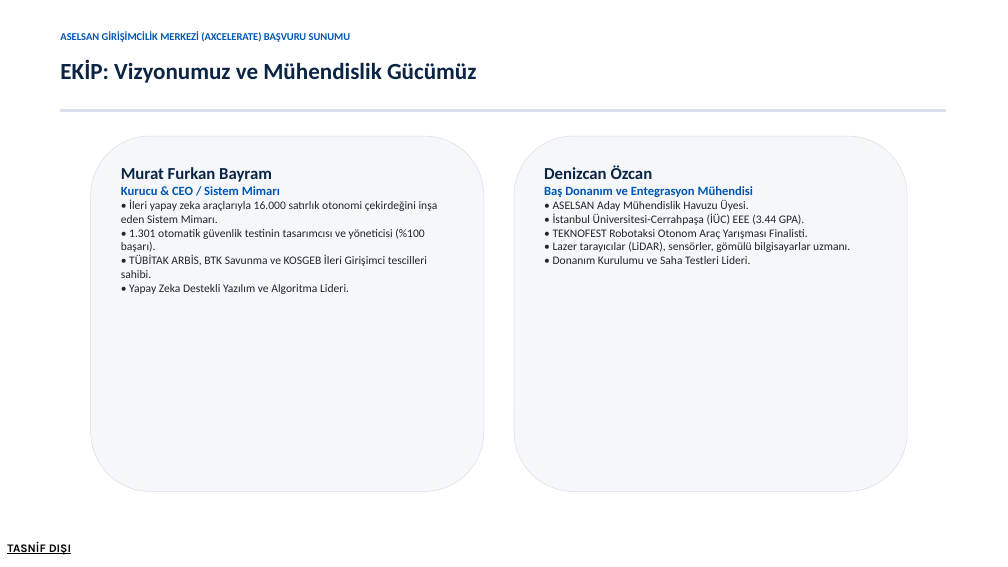
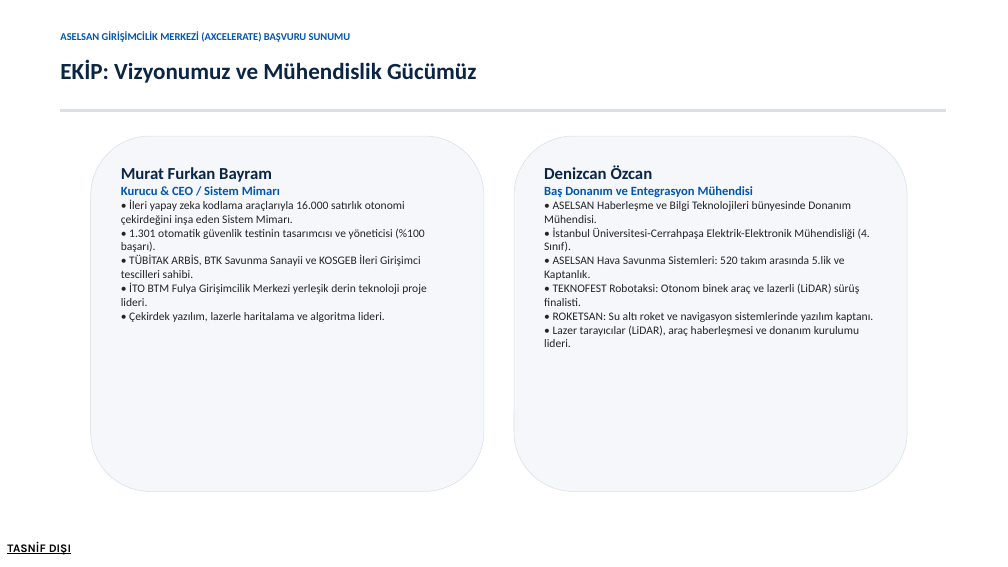
Before and after one commit to Trustia/Trustia, a slide deck: slide 11 of Kurumsal/Sunumlar/Trustia_ASELSAN_Girisim_Sunumu.pptx. Drawn at 1008x567 pixels with LibreOffice and Linux fonts; fonts in the diff are those of the drawing. Boxes give left, top, right and bottom in pixels: in the first picture for what was removed or moved away, otherwise in the second. Text is boxed around its words. In the diff, an @@ line names an element or a change of style, - is before the commit and + after.

```diff
--- a/Kurumsal/Sunumlar/Trustia_ASELSAN_Girisim_Sunumu.pptx
+++ b/Kurumsal/Sunumlar/Trustia_ASELSAN_Girisim_Sunumu.pptx
@@ text at <box>121,199,427,322</box>: text changed @@
-• İleri yapay zeka araçlarıyla 16.000 satırlık otonomi çekirdeğini inşa eden Sistem Mimarı.
-• 1.301 otomatik güvenlik testinin tasarımcısı ve yöneticisi (%100 başarı).
-• TÜBİTAK ARBİS, BTK Savunma ve KOSGEB İleri Girişimci tescilleri sahibi.
-• Yapay Zeka Destekli Yazılım ve Algoritma Lideri.
+• İleri yapay zeka kodlama araçlarıyla 16.000 satırlık otonomi çekirdeğini inşa eden Sistem Mimarı.
+• 1.301 otomatik güvenlik testinin tasarımcısı ve yöneticisi (%100 başarı).
+• TÜBİTAK ARBİS, BTK Savunma Sanayii ve KOSGEB İleri Girişimci tescilleri sahibi.
+• İTO BTM Fulya Girişimcilik Merkezi yerleşik derin teknoloji proje lideri.
+• Çekirdek yazılım, lazerle haritalama ve algoritma lideri.
@@ text at <box>544,201,874,347</box>: text changed @@
-• ASELSAN Aday Mühendislik Havuzu Üyesi.
-• İstanbul Üniversitesi-Cerrahpaşa (İÜC) EEE (3.44 GPA).
-• TEKNOFEST Robotaksi Otonom Araç Yarışması Finalisti.
-• Lazer tarayıcılar (LiDAR), sensörler, gömülü bilgisayarlar uzmanı.
-• Donanım Kurulumu ve Saha Testleri Lideri.
+• ASELSAN Haberleşme ve Bilgi Teknolojileri bünyesinde Donanım Mühendisi.
+• İstanbul Üniversitesi-Cerrahpaşa Elektrik-Elektronik Mühendisliği (4. Sınıf).
+• ASELSAN Hava Savunma Sistemleri: 520 takım arasında 5.lik ve Kaptanlık.
+• TEKNOFEST Robotaksi: Otonom binek araç ve lazerli (LiDAR) sürüş finalisti.
+• ROKETSAN: Su altı roket ve navigasyon sistemlerinde yazılım kaptanı.
+• Lazer tarayıcılar (LiDAR), araç haberleşmesi ve donanım kurulumu lideri.
```
Also in this commit, not shown: 3 other files.
